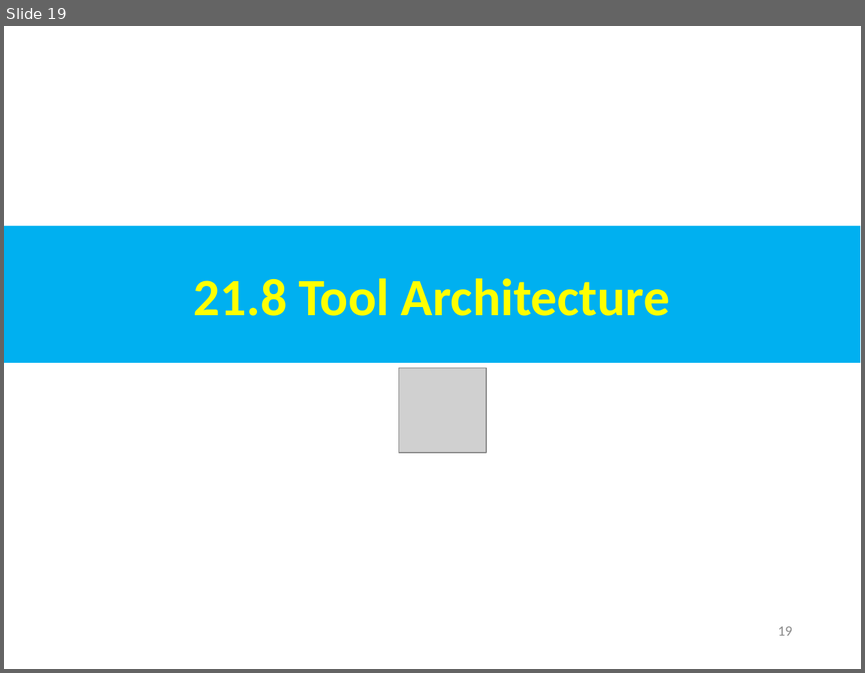
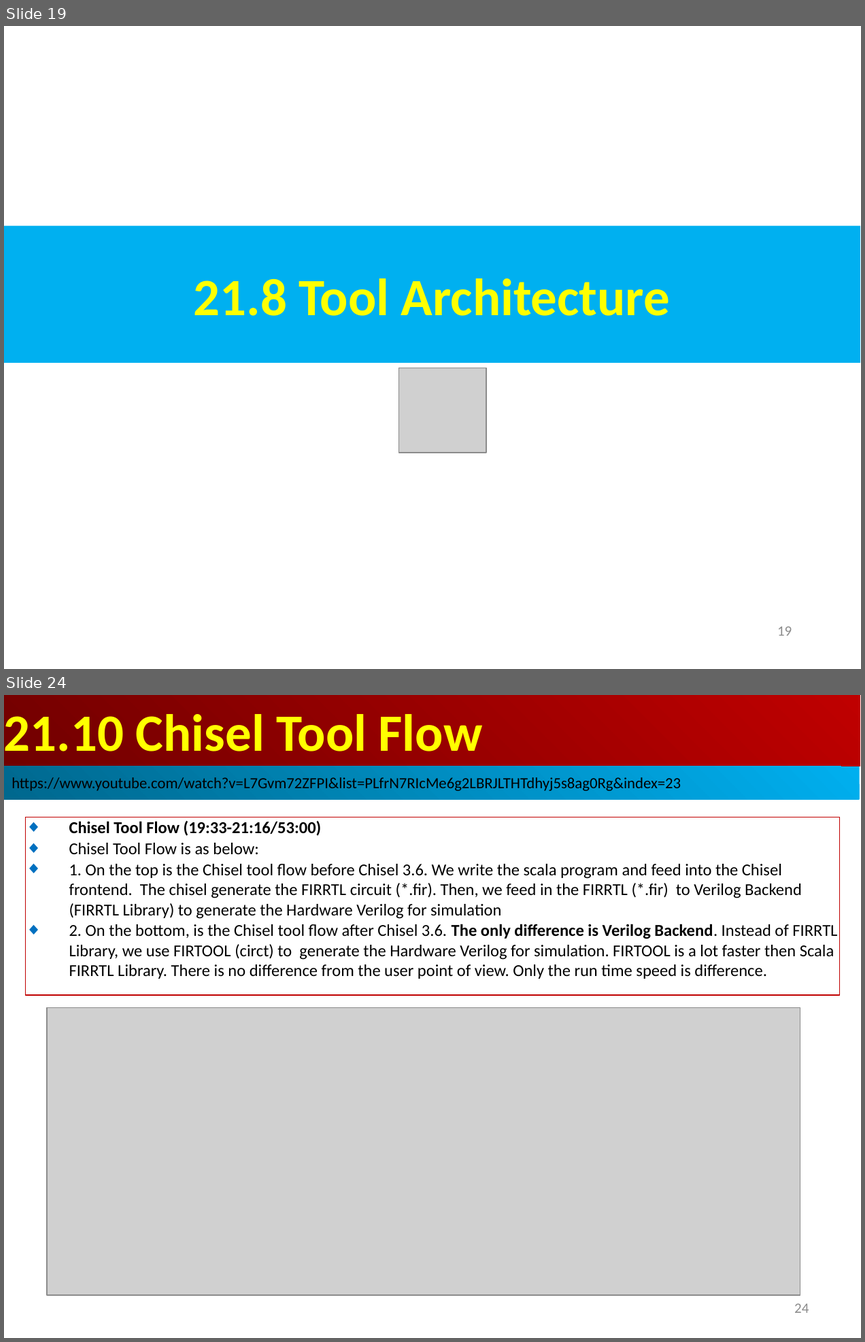
Before and after one commit to peterhchen/AIU_CS800_Chisel, a slide deck: 500_UCSC_HWD/021_FIRRTL/000_Video/021.FIRRTL.ppt. Shown one above the other, each under a label of ours: slide 19 before the commit, slides 19 and 24 after it; the slides between them are not shown. The pictures are 865x673 and 865x1342 pixels, drawn with LibreOffice and Linux fonts; fonts in the diff are those of the drawing; grey boxes stand for pictures. Boxes give left, top, right and bottom in pixels: in the first picture for what was removed or moved away, otherwise in the second. Text is boxed around its words. In the diff, an @@ line names an element or a change of style, - is before the commit and + after.

```diff
--- a/500_UCSC_HWD/021_FIRRTL/000_Video/021.FIRRTL.ppt
+++ b/500_UCSC_HWD/021_FIRRTL/000_Video/021.FIRRTL.ppt
@@ slide 24 added at [4, 695, 861, 1338], background #FFFFFF @@
@@ rectangle added at [4, 695, 860, 766], fill gradient #BF0000 to #710000, 44 pt, text #FFFF00, bold @@
+21.10 Chisel Tool Flow
@@ rectangle added at [4, 766, 859, 800], fill gradient #00AFEF to #00688E, 13 pt, text #000000 @@
+https://www.youtube.com/watch?v=L7Gvm72ZFPI&list=PLfrN7RIcMe6g2LBRJLTHTdhyj5s8ag0Rg&index=23
@@ rectangle added at [26, 817, 839, 995], outline #C00000 0.74 pt, 14 pt, text #000000 @@
+◆ Chisel Tool Flow (19:33-21:16/53:00)
+◆ Chisel Tool Flow is as below:
+◆ 1. On the top is the Chisel tool flow before Chisel 3.6. We write the scala program and feed into the Chisel frontend. The chisel generate the FIRRTL circuit (*.fir). Then, we feed in the FIRRTL (*.fir) to Verilog Backend (FIRRTL Library) to generate the Hardware Verilog for simulation
+◆ 2. On the bottom, is the Chisel tool flow after Chisel 3.6. The only difference is Verilog Backend. Instead of FIRRTL Library, we use FIRTOOL (circt) to generate the Hardware Verilog for simulation. FIRTOOL is a lot faster then Scala FIRRTL Library. There is no difference from the user point of view. Only the run time speed is difference.
@@ picture added at [47, 1008, 800, 1295] @@
@@ page number added at [794, 1303, 808, 1312], 12 pt, text #8B8B8B @@
+24
```
Also in this commit, not shown: 20 other slides changed, 7 other slides added.
